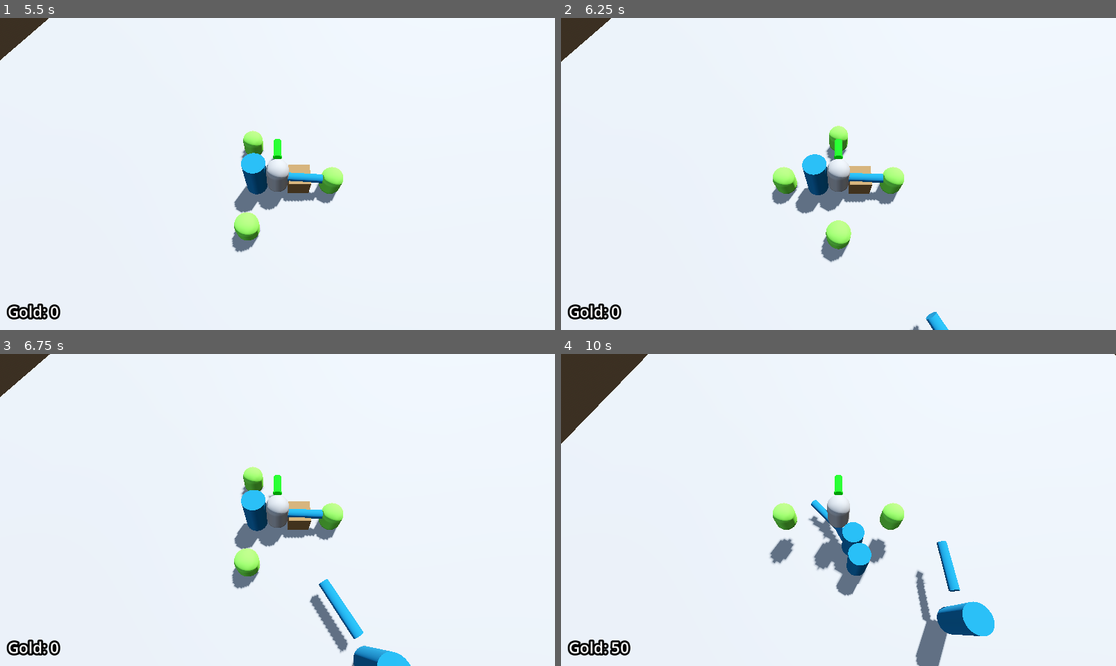
Above: before the commit, frames 1-4 (two rows, left to right).
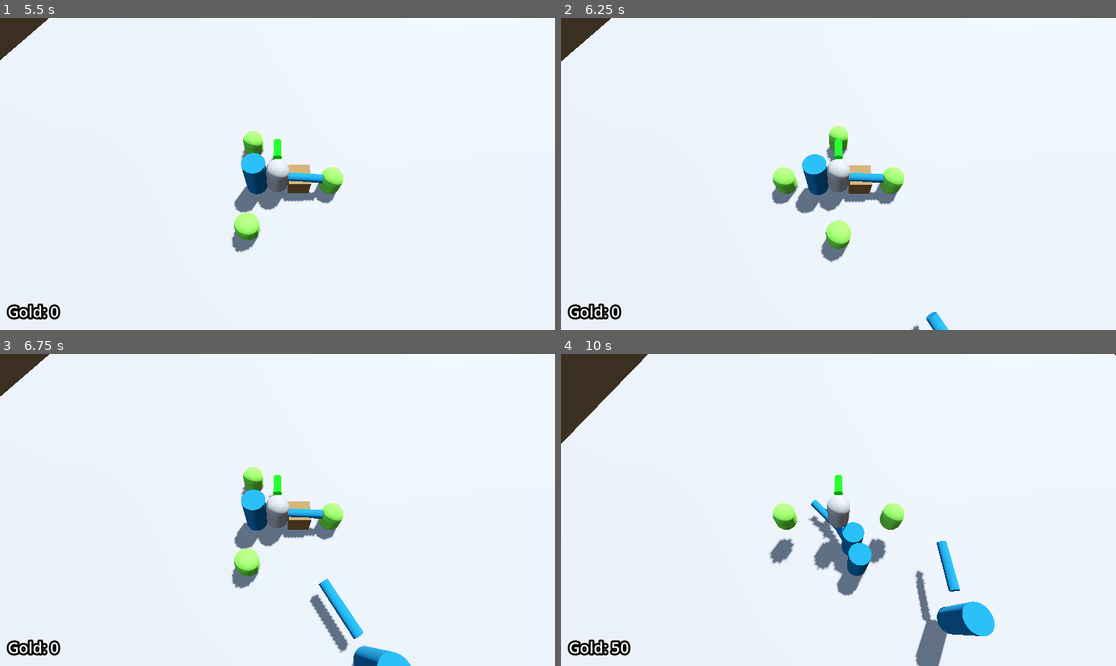
Above: after the commit, the same moments.

Repository: Ra-vanTech/ProjectBoozeArmy
Game: Godot game, scene res://Escena1_BoozeArmy.tscn
Same seed, same stepped clock (60 frames per second), same inputs: the game is played once before the commit and once after it.
Inputs (mouse positions are in pixels of both pictures, inside the frame that each line leads up to):
- Up to frame 1 (5.5 s): tap Enter at 0.5 s; move the mouse to (249, 236) at 0.52 s; hold W (move_forward) 0.53-2.03 s; right-click (249, 236) at 0.6 s; tap Space (jump) at 0.77, 1.52, 3.02, 3.77, 4.52 s; move the mouse to (444, 220) at 1.27 s; tap Q at 1.35, 3.6 s; move the mouse to (111, 127) at 2.02 s; hold A (move_left) 2.03-3.53 s; tap E at 2.1, 4.35 s; move the mouse to (305, 174) at 2.77 s; right-click (305, 174) at 2.85 s; move the mouse to (194, 96) at 3.52 s; hold S (move_back) 3.53-4.28 s; move the mouse to (399, 158) at 4.27 s; hold D (move_right) 4.28-5.03 s; move the mouse to (166, 189) at 5.02 s; hold W (move_forward) from 5.03 s (still down); right-click (166, 189) at 5.1 s
- Up to frame 2 (6.25 s): tap Space (jump) at 5.75, 6.02 s; move the mouse to (894, 105) at 5.77 s; release W (move_forward) at 5.78 s; hold D (move_right) from 5.78 s (still down); tap Q at 5.85 s
- Up to frame 3 (6.75 s): keep holding D (move_right); move the mouse to (249, 572) at 6.52 s; tap E at 6.6 s
- Up to frame 4 (10 s): tap Space (jump) at 6.77, 7.52, 9.02, 9.77 s; move the mouse to (1005, 556) at 7.27 s; right-click (1005, 556) at 7.35 s; move the mouse to (672, 463) at 8.02 s; release D (move_right) at 8.03 s; hold S (move_back) 8.03-8.78 s; tap Q at 8.1 s; move the mouse to (866, 510) at 8.77 s; hold A (move_left) 8.78-9.53 s; tap E at 8.85 s; move the mouse to (755, 432) at 9.52 s; hold W (move_forward) from 9.53 s (still down); right-click (755, 432) at 9.6 s

Frame 1 is identical in both runs. In frame 2, less than 0.1% of the frame differs, in the area x 0-70%, y 1-100%; in frame 3, less than 0.1%, in the area x 0-74%, y 0-100%; in frame 4, less than 0.1%.

Commit message:
fix: correccion del cuerpo que se usa como radio de ataque de los enanos, conectar la funcion sin enanos con la IU que ya existe del game over

Diff:
--- a/entities/player/dwarves/scenes/enano_base.tscn
+++ b/entities/player/dwarves/scenes/enano_base.tscn
@@ -8,7 +8,7 @@
 [sub_resource type="StandardMaterial3D" id="StandardMaterial3D_r00mm"]
 albedo_color = Color(0.39968616, 0.7559482, 0.23679131, 1)
 
-[sub_resource type="CylinderShape3D" id="CylinderShape3D_dew1u"]
+[sub_resource type="SphereShape3D" id="SphereShape3D_oppef"]
 radius = 1.5
 
 [node name="EnanoBase" type="Node3D" unique_id=377997697]
@@ -22,6 +22,7 @@
 [node name="AttackRange" type="Area3D" parent="." unique_id=1304574090]
 
 [node name="CollisionShape3D" type="CollisionShape3D" parent="AttackRange" unique_id=44920273]
-shape = SubResource("CylinderShape3D_dew1u")
+transform = Transform3D(1, 0, 0, 0, 1, 0, 0, 0, 1, 0, 0.5264454, 0)
+shape = SubResource("SphereShape3D_oppef")
 
 [node name="AttackCooldown" type="Timer" parent="." unique_id=1674398328]
Not shown: 1 places in entities/player/dwarves/scenes/enano_base.tscn that only renumber resources
